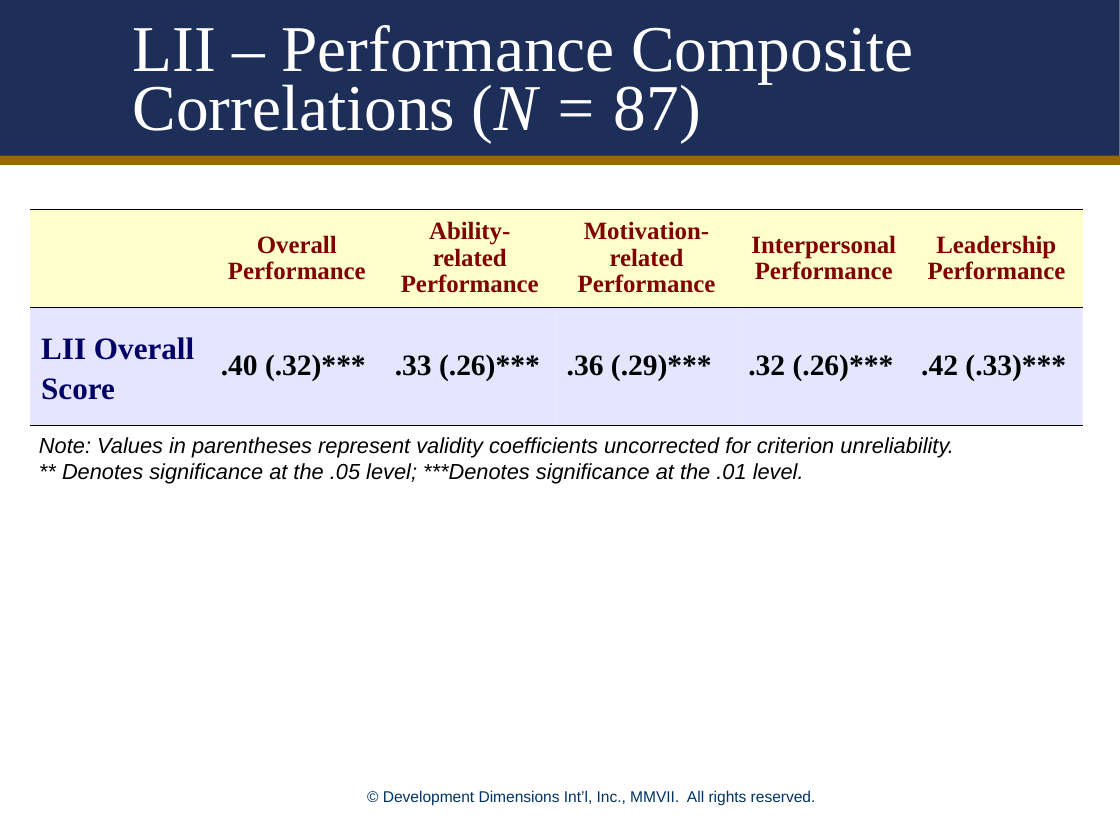
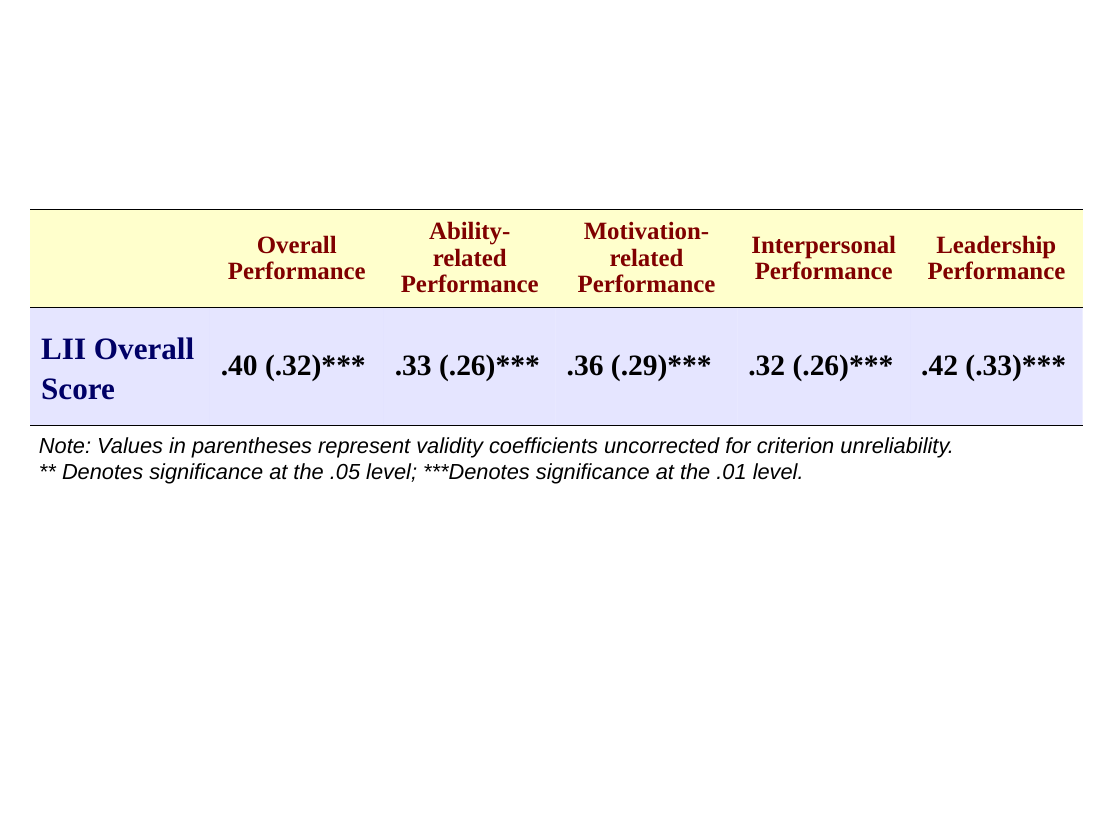
Before and after one commit to JillBudden/Scoring-Algo-Predicting-Performance-3, a slide deck: slide 2 of Results.ppt (slide 5 before the commit). Drawn at 1120x840 pixels with LibreOffice and Linux fonts; fonts in the diff are those of the drawing; background and template pictures are left out. Boxes give left, top, right and bottom in pixels: in the first picture for what was removed or moved away, otherwise in the second. Text is boxed around its words. In the diff, an @@ line names an element or a change of style, - is before the commit and + after.

```diff
--- a/Results.ppt
+++ b/Results.ppt
@@ rectangle removed at (0, 0, 1120, 159) @@
@@ title removed at (133, 25, 914, 142) @@
-LII – Performance Composite Correlations (N = 87)
@@ line removed from (0, 160) to (1120, 160) @@
@@ text removed at (383, 790, 816, 806) @@
-© Development Dimensions Int’l, Inc., MMVII. All rights reserved.
```
Also in this commit, not shown: 5 other slides changed, 12 slides removed.
